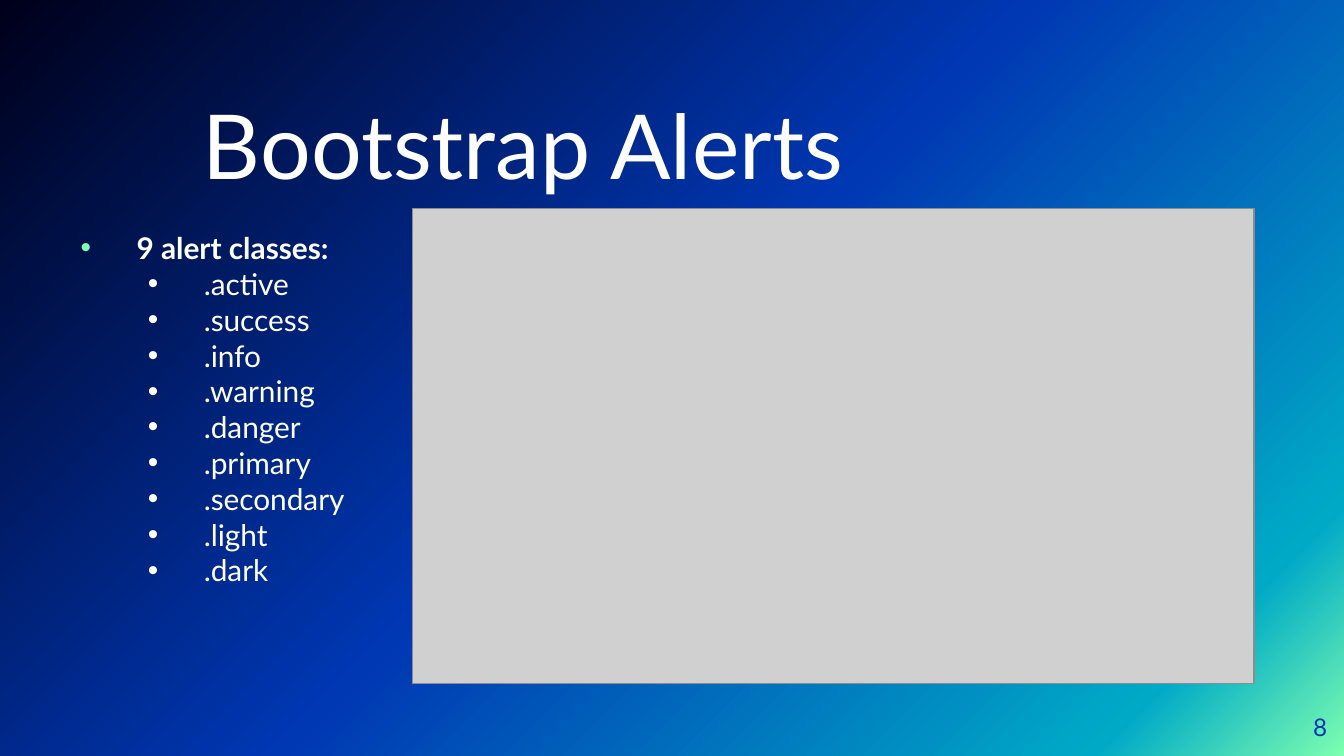
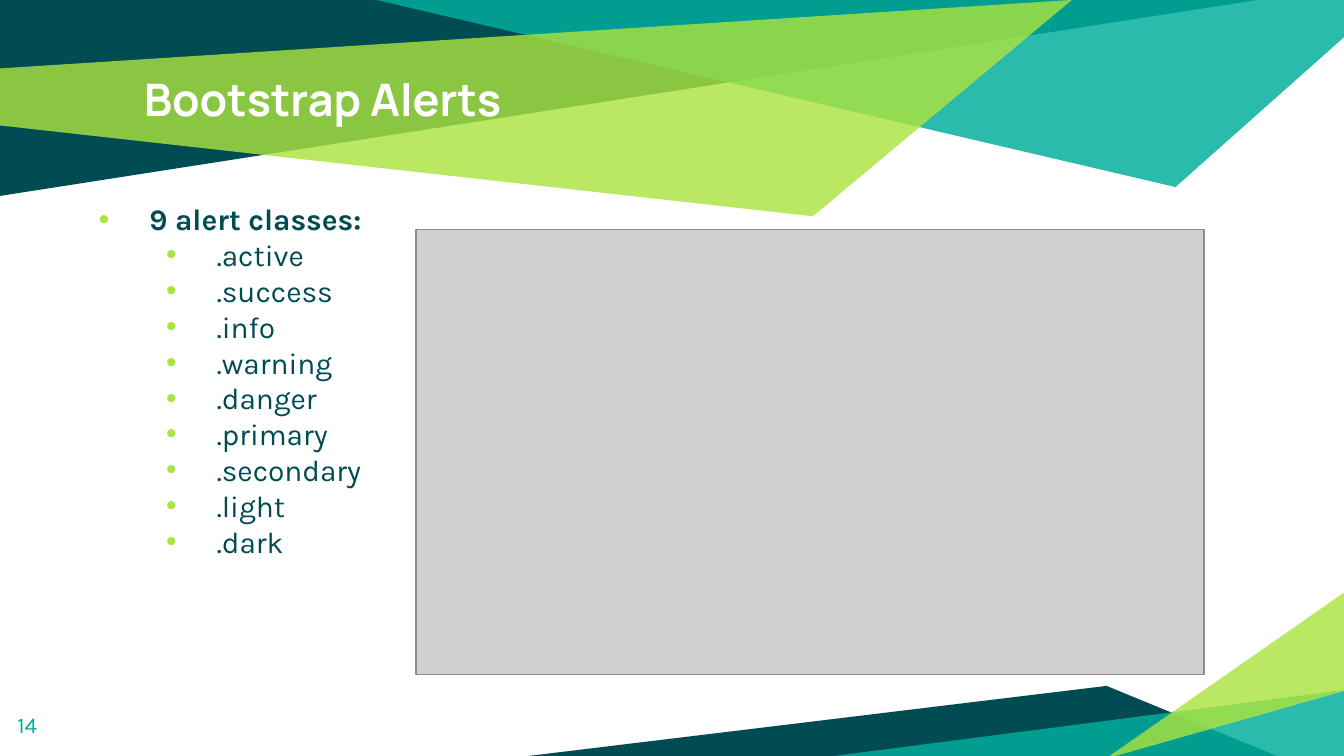
Before and after one commit to RazCrimson/Lab_Main, a slide deck: slide 14 of Sem 2/Web development Lab/Class/Bootstrap.pptx (slide 8 before the commit). Drawn at 1344x756 pixels with LibreOffice and Linux fonts; fonts in the diff are those of the drawing; grey boxes stand for pictures; background and template pictures are left out. Boxes give left, top, right and bottom in pixels: in the first picture for what was removed or moved away, otherwise in the second. Text is boxed around its words. In the diff, an @@ line names an element or a change of style, - is before the commit and + after.

```diff
--- a/Sem 2/Web development Lab/Class/Bootstrap.pptx
+++ b/Sem 2/Web development Lab/Class/Bootstrap.pptx
@@ background picture (left out) to #FFFFFF @@
@@ title "Bootstrap Alerts": place and size @@
-title "Bootstrap Alerts" at [203, 101, 842, 195]
+title "Bootstrap Alerts" at [144, 83, 501, 128]
@@ title "Bootstrap Alerts" at [144, 83, 501, 128]: size 48 to 24 pt, font Lato to Manrope, bold on; alignment centre to left; vertical alignment bottom to top @@
@@ text "9 alert classes:": place and size @@
-text "9 alert classes:" at [137, 236, 345, 582]
+text "9 alert classes:" at [149, 209, 361, 554]
@@ text "9 alert classes:" at [149, 209, 361, 554]: font Lato to Karla, text colour #FFFFFF to #004C52; indent changed; more space between paragraphs; bullet colour #7DFFB1 to #ABE33F; bullet colour #FFFFFF to #ABE33F @@
@@ picture: place and size @@
-picture at [413, 208, 1254, 683]
+picture at [417, 230, 1204, 675]
@@ group added at [0, 0, 1344, 756]: 6 freeform shapes @@
@@ page number added at [17, 718, 37, 733], 12 pt, text #00AE9D @@
+14
@@ page number removed at [1313, 718, 1327, 736] @@
-8
```
Also in this commit, not shown: 6 other slides changed, 10 slides added, 4 slides removed, 32 other files.
